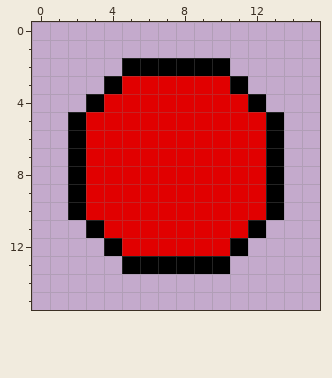
One commit to this pixel-art sprite: app/images/iconRed.png. That is the earlier state.
The file is 16x16 pixels. Pixels under 10% opacity are left out.
Now the later version:
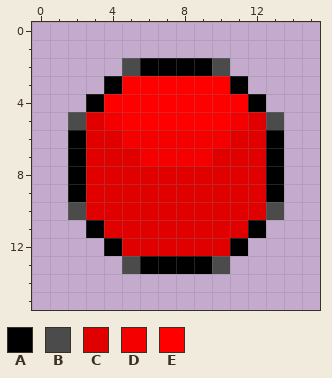
Palette (. is transparent): A #000000  B #4b4b4b  C #e10000  D #f40000  E #ff0000
The commit says: Buzzy icons
The exact change:
y 2: x 5 A -> B; x 10 A -> B
y 3: x 5..10 CCCCCC -> EEEEEE
y 4: x 4..11 CCCCCCCC -> EEEEEEEE
y 5: x 2 A -> B; x 4..11 CCCCCCCC -> DEEEEEED; x 13 A -> B
y 6: x 5..10 CCCCCC -> DDDDDD
y 7: x 6..9 CCCC -> DDDD
y 10: x 2 A -> B; x 13 A -> B
y 13: x 5 A -> B; x 10 A -> B
